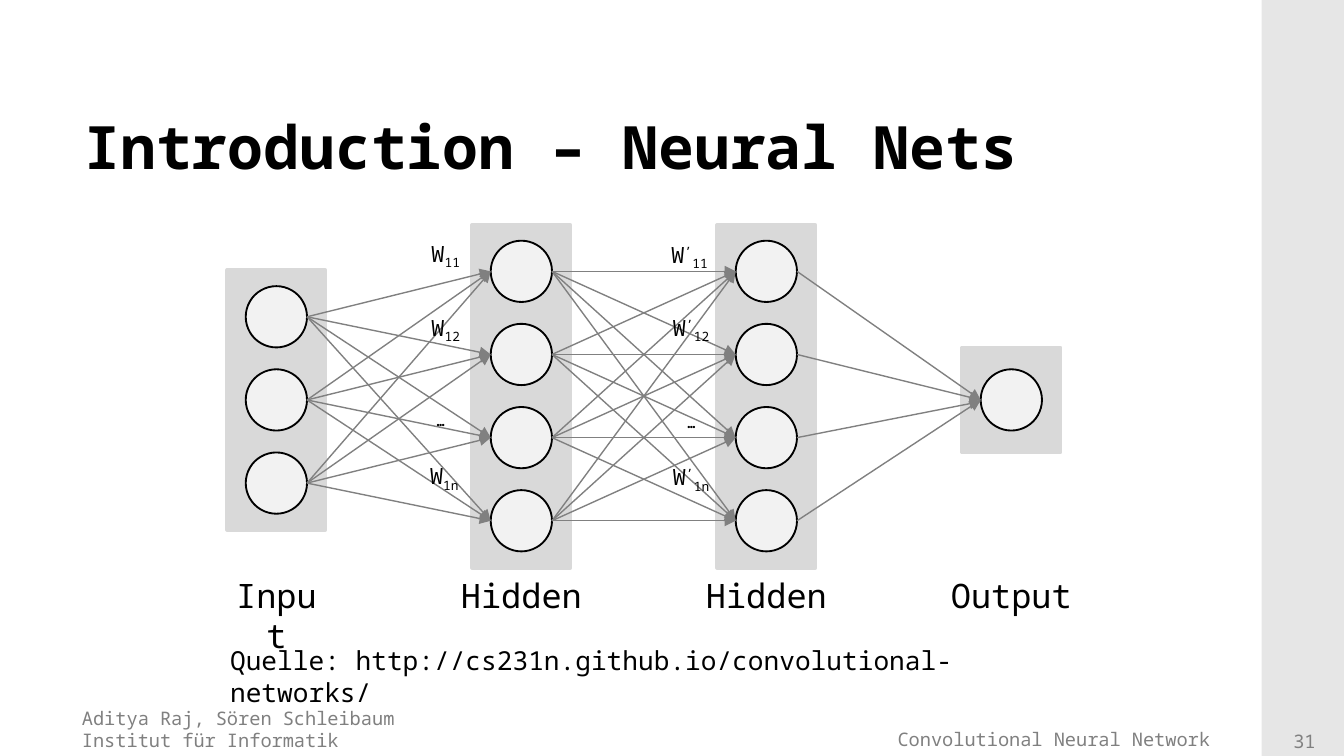
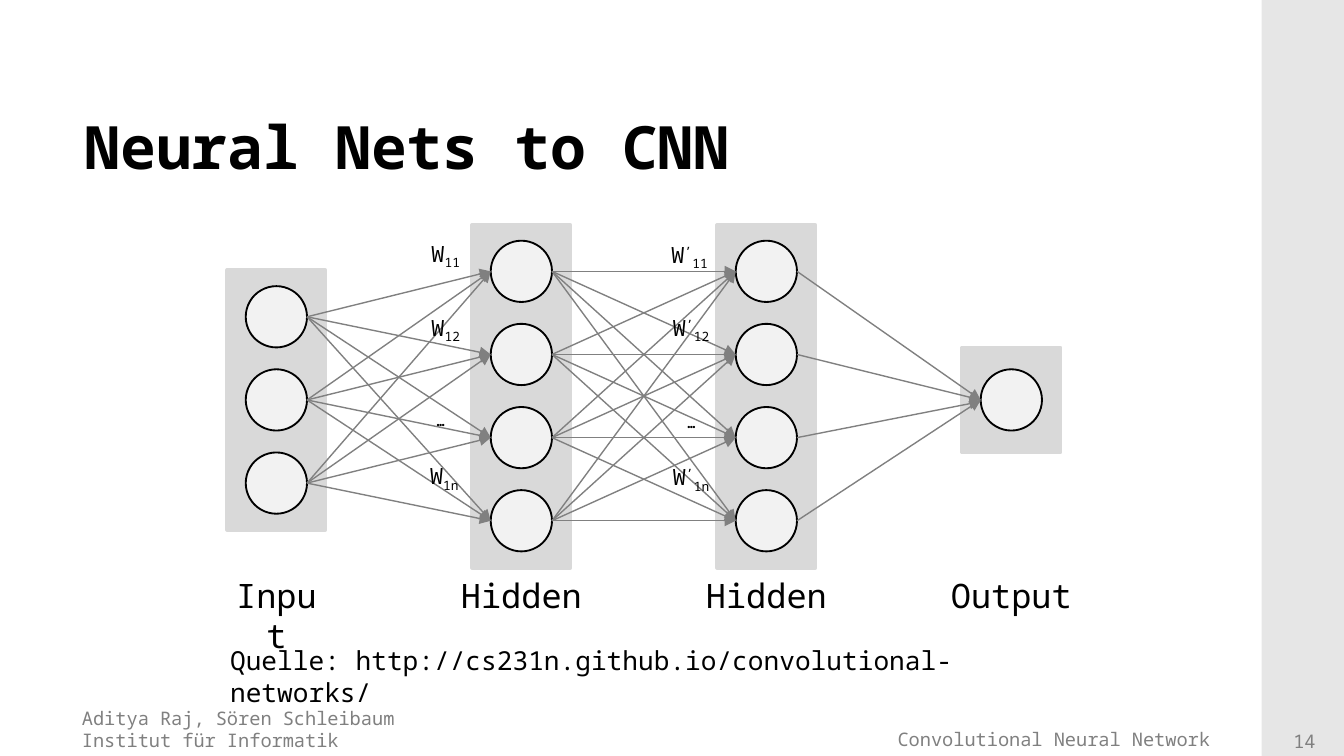
Before and after one commit to adityaraj52/ConvNet, a slide deck: slide 14 of PresentationsAndTalk/Presentation_final.pptx (slide 31 before the commit). Drawn at 1344x756 pixels with LibreOffice and Linux fonts; fonts in the diff are those of the drawing; background and template pictures are left out. Boxes give left, top, right and bottom in pixels: in the first picture for what was removed or moved away, otherwise in the second. Text is boxed around its words. In the diff, an @@ line names an element or a change of style, - is before the commit and + after.

```diff
--- a/PresentationsAndTalk/Presentation_final.pptx
+++ b/PresentationsAndTalk/Presentation_final.pptx
@@ title at [84, 123, 730, 170]: text changed @@
-Introduction – Neural Nets
+Neural Nets to CNN
@@ page number at [1293, 734, 1315, 748]: text changed @@
-31
+14
```
Also in this commit, not shown: 3 other slides changed, 4 slides added, 27 slides removed, 6 other files.
